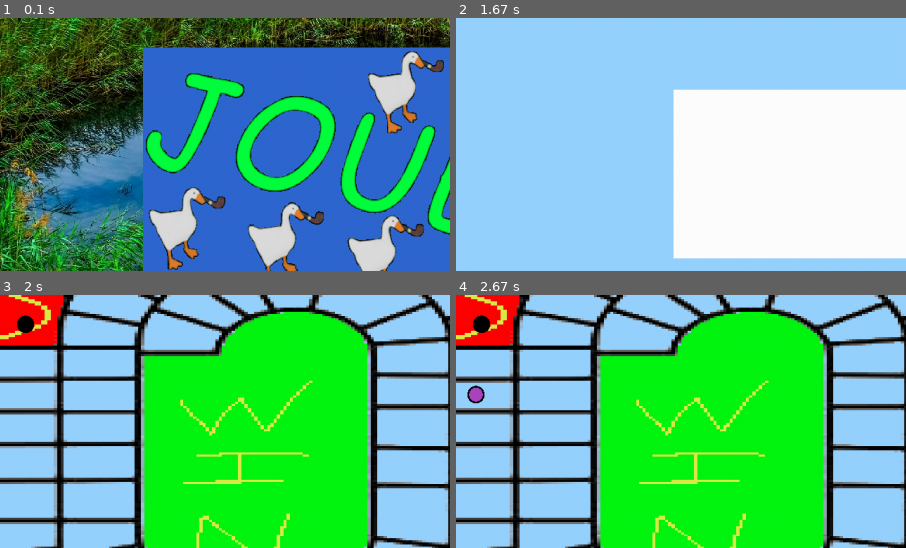
Above: before the commit, frames 1-4 (two rows, left to right).
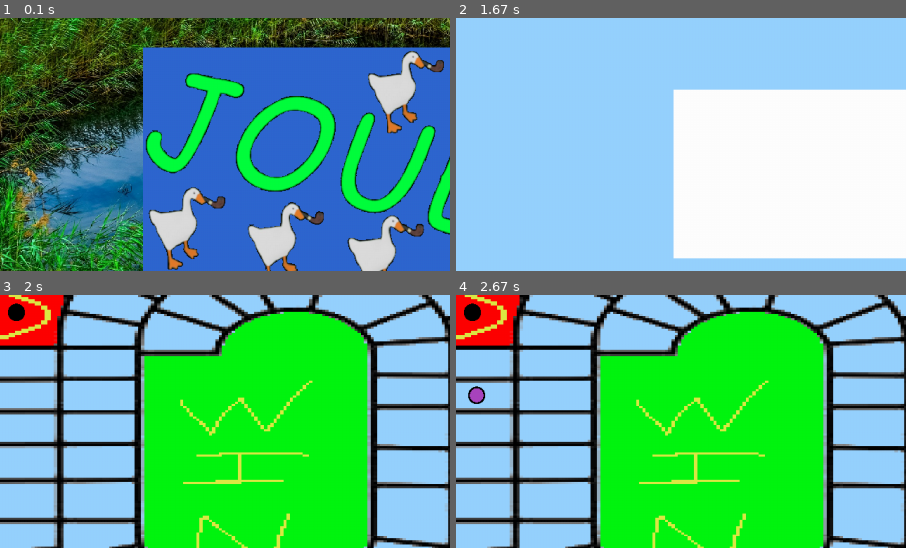
Above: after the commit, the same moments.

Repository: chokinyan/nsi-projet
Game: pygame game, started from projet nsi/projet.py
The game is run twice, just before and just after one commit, with the same random seed, the same clock (stepped at 60 frames per second) and the same inputs.
Inputs (mouse positions are % of the whole screen's width and height, from its top left):
- Up to frame 1 (0.1 s): no input
- Up to frame 2 (1.67 s): tap Enter at 0.33 s; click (50, 57) at 0.72 s; click (19, 35) at 1.05 s; click (62, 59) at 1.38 s
- Up to frame 3 (2 s): tap Enter at 1.67 s
- Up to frame 4 (2.67 s): click (83, 93) at 2.05 s
The pictures show only the part of the screen within x 9-59%, y 19-69%; the shares and areas given below are measured in that part.

Frames 1-2 are identical in both runs. In frame 3, 0.4% of the frame differs, in the area x 1-8%, y 3-16%; in frame 4, 0.5%, in the area x 1-8%, y 3-44%.

Commit message:
position des pions programmer

Diff:
--- a/projet nsi/projet.py
+++ b/projet nsi/projet.py
@@ -237,9 +237,6 @@
         self.etat = sys._getframe(0).f_code.co_name
         ((self.disp).clear((150,210,255,0)))
         haut = 0
-        for i in range(len(joueur)):
-            pion.__setitem__(i+1,pyg.image.load(f"projet nsi\image\pion\pion{i+1}.png"))
-            pion[i+1] = pyg.transform.scale(pion[i+1],(pion[i+1].get_width()*0.5,pion[i+1].get_height()*0.5))
         font = pyg.font.SysFont(name = 'None',size = 30)
         image_lance = pyg.image.load(r"projet nsi\image\dée\lance.png")
         image_lance = pyg.transform.scale(image_lance,(pyg.display.get_window_size()[0]/3,pyg.display.get_window_size()[1]/7))
@@ -249,8 +246,7 @@
         dée_1_img = pyg.image.load(r"projet nsi\image\dée\1.png")
         ((self.disp).scr).blit(dée_1_img,(pyg.display.get_window_size()[0]-dée_1_img.get_width(),pyg.display.get_window_size()[1]-(image_lance.get_height()+dée_1_img.get_height())))
         ((self.disp).scr).blit(plateaux,self.topleft)
-        for i,j in pion.items():
-            ((self.disp).scr).blit(j,center_case[joueur[i-1].position])
+        self.pion()
         for i in joueur:
             texte = f"{i.nom} , postion : {i.position}"
             texte = font.render(texte,False,(0,0,0))
@@ -275,71 +271,77 @@
         self.etat = sys._getframe(0).f_code.co_name
         print(pyg.display.get_driver())
 
+    def pion(self) -> None:
+        for i in range(len(joueur)):
+            pion.__setitem__(i+1,pyg.image.load(f"projet nsi\image\pion\pion{i+1}.png"))
+            pion[i+1] = pyg.transform.scale(pion[i+1],(pion[i+1].get_width()*0.5,pion[i+1].get_height()*0.5))
+        for i,j in pion.items():
+            ((self.disp).scr).blit(j,center_case[joueur[i-1].position])
+
 #-------------------------------------------------------------
-center_case = [pyg.Rect(139, 166,0,0),
-pyg.Rect(128, 223,0,0),
-pyg.Rect(131, 266,0,0),
-pyg.Rect(128, 314,0,0),
-pyg.Rect(133, 394,0,0),
-pyg.Rect(127, 415,0,0),
-pyg.Rect(122, 468,0,0),
-pyg.Rect(169, 579,0,0),
-pyg.Rect(181, 568,0,0),
-pyg.Rect(306, 648,0,0),
-pyg.Rect(357, 661,0,0),
-pyg.Rect(402, 670,0,0),
-pyg.Rect(521, 686,0,0),
-pyg.Rect(597, 677,0,0),
-pyg.Rect(627, 657,0,0),
-pyg.Rect(647, 641,0,0),
-pyg.Rect(718, 604,0,0),
-pyg.Rect(749, 569,0,0),
-pyg.Rect(790, 503,0,0),
-pyg.Rect(792, 446,0,0),
-pyg.Rect(794, 402,0,0),
-pyg.Rect(796, 360,0,0),
-pyg.Rect(797, 309,0,0),
-pyg.Rect(792, 261,0,0),
-pyg.Rect(794, 215,0,0),
-pyg.Rect(797, 169,0,0),
-pyg.Rect(773, 123,0,0),
-pyg.Rect(732, 85,0,0),
-pyg.Rect(671, 56,0,0),
-pyg.Rect(524, 56,0,0),
-pyg.Rect(550, 30,0,0),
-pyg.Rect(478, 35,0,0),
-pyg.Rect(406, 43,0,0),
-pyg.Rect(346, 65,0,0),
-pyg.Rect(282, 90,0,0),
-pyg.Rect(256, 134,0,0),
-pyg.Rect(250, 241,0,0),
-pyg.Rect(244, 221,0,0),
-pyg.Rect(244, 279,0,0),
-pyg.Rect(243, 313,0,0),
-pyg.Rect(245, 423,0,0),
-pyg.Rect(243, 416,0,0),
-pyg.Rect(232, 473,0,0),
-pyg.Rect(322, 582,0,0),
-pyg.Rect(317, 557,0,0),
-pyg.Rect(408, 592,0,0),
-pyg.Rect(476, 605,0,0),
-pyg.Rect(594, 601,0,0),
-pyg.Rect(644, 573,0,0),
-pyg.Rect(691, 518,0,0),
-pyg.Rect(710, 474,0,0),
-pyg.Rect(692, 378,0,0),
-pyg.Rect(689, 342,0,0),
-pyg.Rect(698, 281,0,0),
-pyg.Rect(701, 235,0,0),
-pyg.Rect(691, 201,0,0),
-pyg.Rect(690, 156,0,0),
-pyg.Rect(617, 125,0,0),
-pyg.Rect(447, 129,0,0),
-pyg.Rect(395, 142,0,0),
-pyg.Rect(381, 136,0,0),
-pyg.Rect(368, 248,0,0),
-pyg.Rect(908, 201,0,0)
-]
+center_case = [pyg.Rect(126, 149,0,0),
+pyg.Rect(126, 220,0,0),
+pyg.Rect(132, 267,0,0),
+pyg.Rect(130, 314,0,0),
+pyg.Rect(132, 363,0,0),
+pyg.Rect(134, 417,0,0),
+pyg.Rect(123, 467,0,0),
+pyg.Rect(131, 513,0,0),
+pyg.Rect(171, 560,0,0),
+pyg.Rect(221, 608,0,0),
+pyg.Rect(281, 637,0,0),
+pyg.Rect(342, 653,0,0),
+pyg.Rect(413, 669,0,0),
+pyg.Rect(488, 667,0,0),
+pyg.Rect(566, 659,0,0),
+pyg.Rect(630, 642,0,0),
+pyg.Rect(687, 618,0,0),
+pyg.Rect(752, 569,0,0),
+pyg.Rect(792, 500,0,0),
+pyg.Rect(798, 448,0,0),
+pyg.Rect(795, 404,0,0),
+pyg.Rect(796, 359,0,0),
+pyg.Rect(796, 308,0,0),
+pyg.Rect(796, 260,0,0),
+pyg.Rect(796, 217,0,0),
+pyg.Rect(798, 172,0,0),
+pyg.Rect(773, 122,0,0),
+pyg.Rect(735, 81,0,0),
+pyg.Rect(678, 57,0,0),
+pyg.Rect(617, 37,0,0),
+pyg.Rect(552, 29,0,0),
+pyg.Rect(471, 31,0,0),
+pyg.Rect(403, 43,0,0),
+pyg.Rect(348, 63,0,0),
+pyg.Rect(296, 93,0,0),
+pyg.Rect(258, 135,0,0),
+pyg.Rect(239, 179,0,0),
+pyg.Rect(242, 220,0,0),
+pyg.Rect(241, 265,0,0),
+pyg.Rect(241, 312,0,0),
+pyg.Rect(244, 365,0,0),
+pyg.Rect(245, 419,0,0),
+pyg.Rect(229, 471,0,0),
+pyg.Rect(252, 512,0,0),
+pyg.Rect(310, 554,0,0),
+pyg.Rect(380, 585,0,0),
+pyg.Rect(444, 596,0,0),
+pyg.Rect(505, 593,0,0),
+pyg.Rect(566, 581,0,0),
+pyg.Rect(634, 547,0,0),
+pyg.Rect(686, 502,0,0),
+pyg.Rect(685, 434,0,0),
+pyg.Rect(687, 369,0,0),
+pyg.Rect(686, 312,0,0),
+pyg.Rect(686, 261,0,0),
+pyg.Rect(691, 216,0,0),
+pyg.Rect(689, 169,0,0),
+pyg.Rect(620, 122,0,0),
+pyg.Rect(516, 111,0,0),
+pyg.Rect(431, 110,0,0),
+pyg.Rect(373, 133,0,0),
+pyg.Rect(350, 179,0,0),
+pyg.Rect(362, 246,0,0)]
 nb_bot = 0
 nb_j = 1
 pyg.init()
@@ -363,7 +365,6 @@
 
     pyg.display.flip()
 
-    pos = pyg.mouse.get_pos()
     click = pyg.mouse.get_pressed()[0]
 
     match etat.etat:
@@ -448,6 +449,7 @@
 
         if click and etat.etat == "partie":
             joueur[0].position += 1
+            #pos = pyg.mouse.get_pos()
             etat.reload_screen()
 
 
@@ -470,15 +472,18 @@
                             joueur[0].nom = textinp["nom"].text
                         pyg.mouse.set_cursor(textinp["nom"].cursor)
                         etat.partie()
-            #if etat.etat == "partie":
-            #    if event.key == pyg.K_RETURN:
-            #        str_pos = str(pos)
-            #        str_pos = str_pos[:-1]
-            #        str_pos = str_pos[1::]
-            #        nb_click += 1
-            #        print('enregistrer')
-            #        rect_list.write(f'{nb_click} pyg.Rect({str_pos},0,0),\n')
-
+
+            if etat.etat == "partie":
+                if event.key == pyg.K_RETURN:
+                    try:
+                        str_pos = str(pos)
+                        str_pos = str_pos[:-1]
+                        str_pos = str_pos[1::]
+                        nb_click += 1
+                        print('enregistrer')
+                        rect_list.write(f'{nb_click} pyg.Rect({str_pos},0,0),\n')
+                    except:
+                        pass
 
         #    if event.key == pyg.K_F11:
         #        window = pyg.display.get_window_size()
--- /dev/null
+++ b/rect_case_list.txt
@@ -0,0 +1,63 @@
+pyg.Rect(126, 149,0,0),
+pyg.Rect(126, 220,0,0),
+pyg.Rect(132, 267,0,0),
+pyg.Rect(130, 314,0,0),
+pyg.Rect(132, 363,0,0),
+pyg.Rect(134, 417,0,0),
+pyg.Rect(123, 467,0,0),
+pyg.Rect(131, 513,0,0),
+pyg.Rect(171, 560,0,0),
+pyg.Rect(221, 608,0,0),
+pyg.Rect(281, 637,0,0),
+pyg.Rect(342, 653,0,0),
+pyg.Rect(413, 669,0,0),
+pyg.Rect(488, 667,0,0),
+pyg.Rect(566, 659,0,0),
+pyg.Rect(630, 642,0,0),
+pyg.Rect(687, 618,0,0),
+pyg.Rect(752, 569,0,0),
+pyg.Rect(792, 500,0,0),
+pyg.Rect(798, 448,0,0),
+pyg.Rect(795, 404,0,0),
+pyg.Rect(796, 359,0,0),
+pyg.Rect(796, 308,0,0),
+pyg.Rect(796, 260,0,0),
+pyg.Rect(796, 217,0,0),
+pyg.Rect(798, 172,0,0),
+pyg.Rect(773, 122,0,0),
+pyg.Rect(735, 81,0,0),
+pyg.Rect(678, 57,0,0),
+pyg.Rect(617, 37,0,0),
+pyg.Rect(552, 29,0,0),
+pyg.Rect(471, 31,0,0),
+pyg.Rect(403, 43,0,0),
+pyg.Rect(348, 63,0,0),
+pyg.Rect(296, 93,0,0),
+pyg.Rect(258, 135,0,0),
+pyg.Rect(239, 179,0,0),
+pyg.Rect(242, 220,0,0),
+pyg.Rect(241, 265,0,0),
+pyg.Rect(241, 312,0,0),
+pyg.Rect(244, 365,0,0),
+pyg.Rect(245, 419,0,0),
+pyg.Rect(229, 471,0,0),
+pyg.Rect(252, 512,0,0),
+pyg.Rect(310, 554,0,0),
+pyg.Rect(380, 585,0,0),
+pyg.Rect(444, 596,0,0),
+pyg.Rect(505, 593,0,0),
+pyg.Rect(566, 581,0,0),
+pyg.Rect(634, 547,0,0),
+pyg.Rect(686, 502,0,0),
+pyg.Rect(685, 434,0,0),
+pyg.Rect(687, 369,0,0),
+pyg.Rect(686, 312,0,0),
+pyg.Rect(686, 261,0,0),
+pyg.Rect(691, 216,0,0),
+pyg.Rect(689, 169,0,0),
+pyg.Rect(620, 122,0,0),
+pyg.Rect(516, 111,0,0),
+pyg.Rect(431, 110,0,0),
+pyg.Rect(373, 133,0,0),
+pyg.Rect(350, 179,0,0),
+pyg.Rect(362, 246,0,0)
